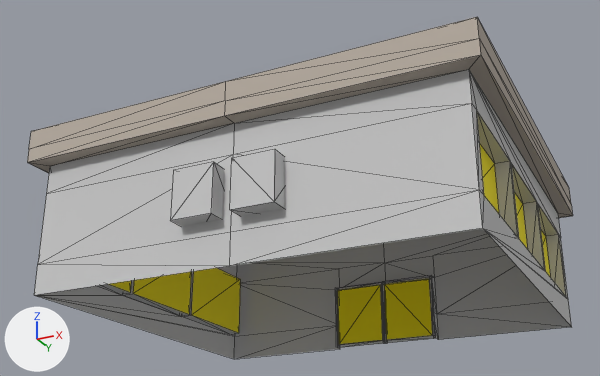
The FBX model Assets/Meshes/Building_C.FBX, before and after one commit.
The view is the same before and after, from a 50 mm lens placed at (1.44, -3.09, -0.81), pointed at (-0.05, -0.11, 0.53). Lighting does not change. The marker at lower left points along +X, +Y and +Z. Mesh edges are drawn as thin lines. Where no turn or scale is listed for an object, it has been applied to the vertices.

Script lines for the objects in view, before the commit:
```python
me_mesh = bpy.data.meshes.new('Mesh')
me_mesh.from_pydata(...)  # 224 vertices, 380 faces; spans x -0.93..0.93, y -0.82..0.82, z 0.0..0.68
# faces by material slot: [64, 16, 300]
me_mesh.materials.append(mat_building_c_roof)  # grey #b9afa3
me_mesh.materials.append(mat_windows_bright)  # yellow #ffed00
me_mesh.materials.append(mat_building_c)  # light grey #cacaca
ob_building_c = bpy.data.objects.new('Building_C', me_mesh)
ob_building_c.location = (0.0, 0.0, 0.0)
```
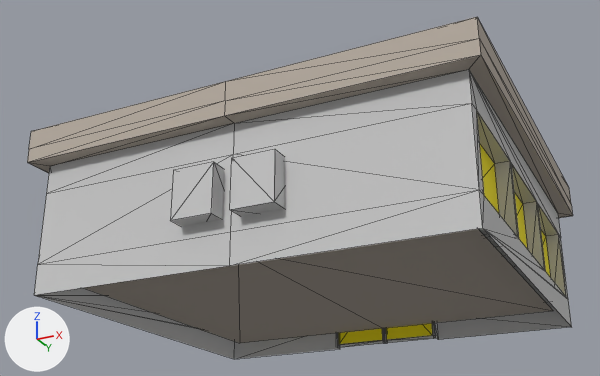
Where the change shows, as pixel boxes (x1, y1, x2, y2) in the pictures (600 x 376 px):
part 1 of me_mesh, added: after (85, 229, 553, 343)

What changed in the scene script:
```text
Change me_mesh:
    where me_mesh.from_pydata(...)  # 224 vertices, 380 faces; spans x -0.93..0.93, y -0.82..0.82, z 0.0..0.68
    used by ob_building_c; location = (0.0, 0.0, 0.0)
    verts and faces of me_mesh; kept vertices keep their numbers, new ones are numbered from 224
    me_mesh part 1
    add verts[224] = (-0.81, -0.7, 0.07)
    add verts[225] = (0.0, -0.7, 0.07)
    add verts[226] = (0.81, -0.7, 0.07)
    add for new, old in zip([227, 228, 229], [224, 225, 226]): verts[new] = verts[old] + (0.0, 1.4, 0.0)
    add faces += [(224, 227, 225), (225, 227, 228), (225, 228, 229), (225, 229, 226)]  # mat_building_c_roof (grey #b9afa3)
```
